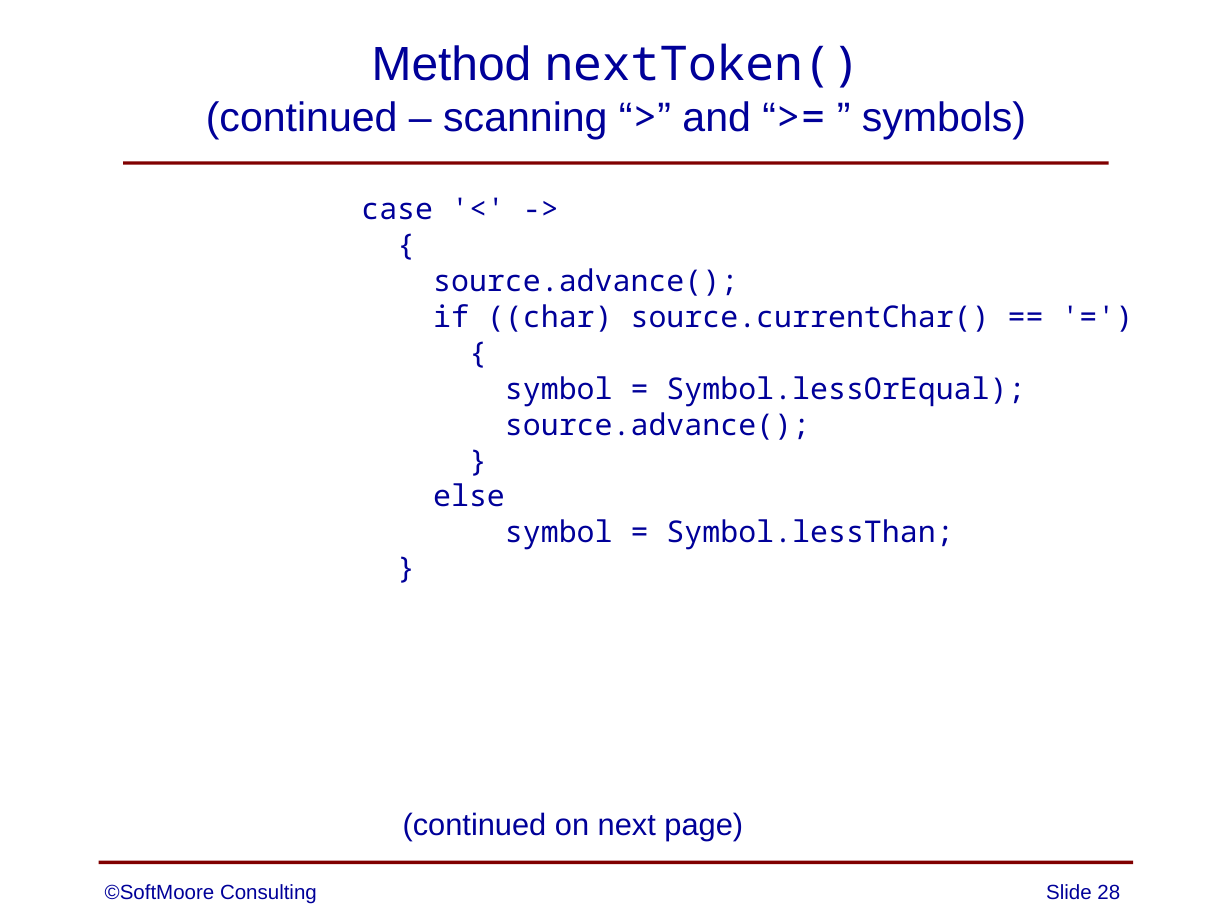
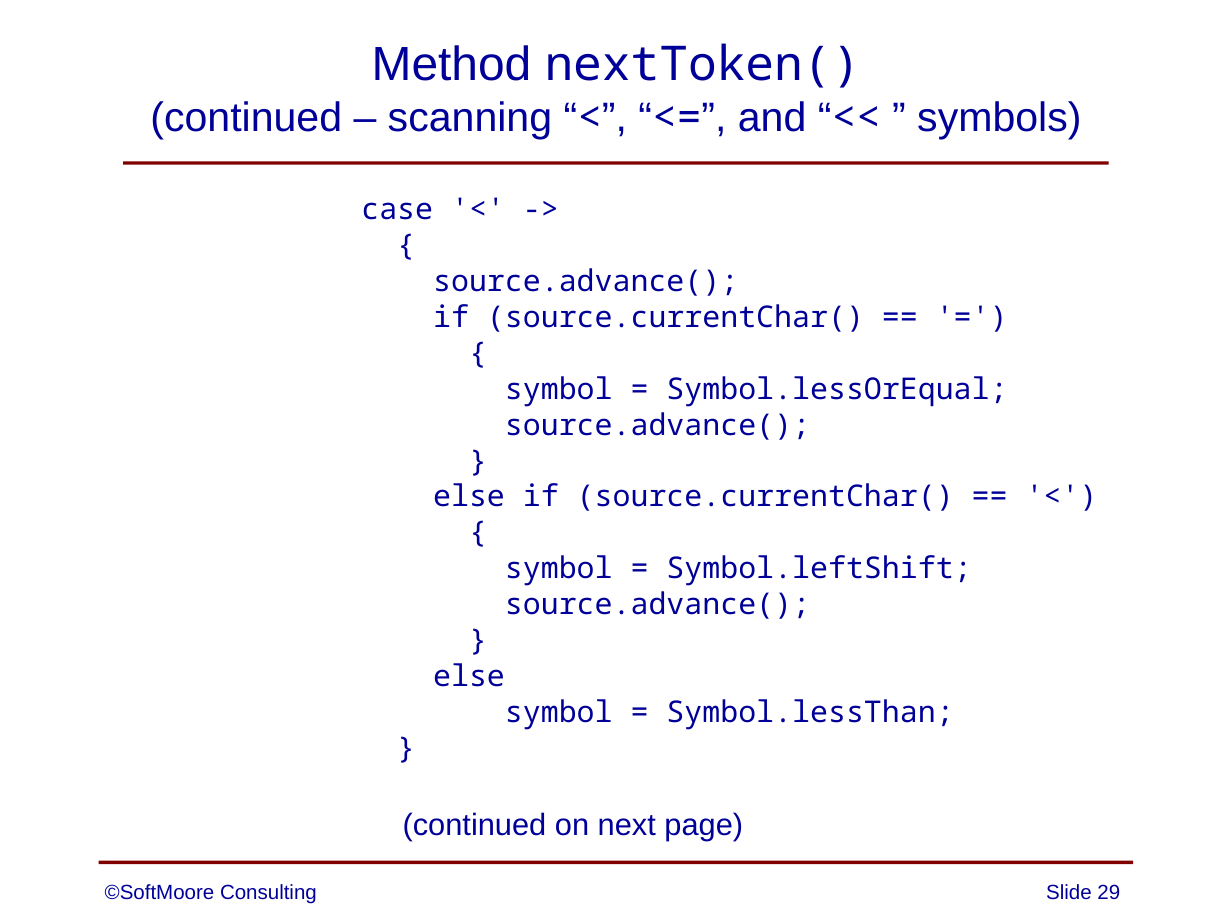
Before and after one commit to SoftMoore/CPRL-Java-4th, a slide deck: slide 29 of PowerPoints/05 - Lexical Analysis.pptx (slide 28 before the commit). Drawn at 1232x924 pixels with LibreOffice and Linux fonts; fonts in the diff are those of the drawing. Boxes give left, top, right and bottom in pixels: in the first picture for what was removed or moved away, otherwise in the second. Text is boxed around its words. In the diff, an @@ line names an element or a change of style, - is before the commit and + after.

```diff
--- a/PowerPoints/05 - Lexical Analysis.pptx
+++ b/PowerPoints/05 - Lexical Analysis.pptx
@@ title at (150,43,1081,139): text changed @@
-Method nextToken()
-(continued – scanning “>” and “>= ” symbols)
+Method nextToken()
+(continued – scanning “<”, “<=”, and “<< ” symbols)
@@ text at (433,304,864,332): text changed @@
-if ((char) source.currentChar() == '=')
+if (source.currentChar() == '=')
@@ text at (433,376,1007,586): text changed @@
-symbol = Symbol.lessOrEqual);
+symbol = Symbol.lessOrEqual;
+source.advance();
+}
+else if (source.currentChar() == '<')
+{
+symbol = Symbol.leftShift;
@@ page number at (1046,884,1120,900): text changed @@
-Slide 28
+Slide 29
```
Also in this commit, not shown: 1 other slide changed, 1 slide added.
